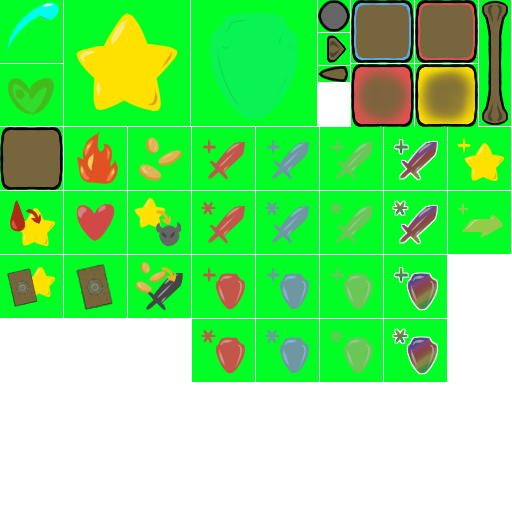
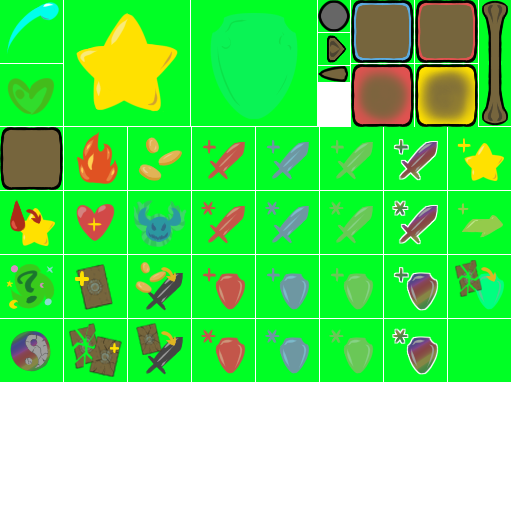
The second (512, 512) image is a revision of the first. Changes to its layers:
painted on "Calque de dessin 19" (1st of 8, in "Copier de Calque de groupe 18") over [0, 198, 511, 382]
painted on "Calque de dessin 17" (3rd of 7, in "Copier de Calque de groupe 18") over [0, 198, 511, 382]
painted on "Calque de dessin 19" (2nd of 8, in "Copier de Calque de groupe 18") over [0, 198, 511, 382]
painted on "Calque de dessin 17" (4th of 7, in "Copier de Calque de groupe 18") over [0, 198, 511, 382]
painted on "Calque de dessin 19" (3rd of 8, in "Copier de Calque de groupe 18") over [0, 198, 511, 382]
painted on "Calque de dessin 17" (5th of 7, in "Copier de Calque de groupe 18") over [0, 198, 511, 382]
painted on "Calque de dessin 19" (7th of 8, in "Calque de groupe 18") over [0, 198, 511, 382]
painted on "Calque de dessin 17 Fusionnés" (2nd of 11, in "Calque de groupe 18") over [0, 198, 511, 382]
painted on "Calque de dessin 25" (2nd of 8, in "Copier de Calque de groupe 18") over [0, 256, 511, 382]
painted on "Calque de dessin 17 Fusionnés" (5th of 11, in "Copier de Calque de groupe 18") over [0, 256, 511, 382]
painted on "Calque de dessin 25" (4th of 8, in "Copier de Calque de groupe 18") over [0, 256, 511, 382]
painted on "Calque de dessin 17 Fusionnés" (7th of 11, in "Copier de Calque de groupe 18") over [0, 256, 511, 382]
painted on "Calque de dessin 26" over [0, 256, 511, 382]
painted on "Calque de dessin 25" (7th of 8, in "Copier de Calque de groupe 18") over [0, 320, 511, 382]
painted on "Calque de dessin 17 Fusionnés" (10th of 11, in "Copier de Calque de groupe 18") over [0, 320, 511, 382]
painted on "Calque de dessin 25" (8th of 8, in "Copier de Calque de groupe 18") over [0, 320, 511, 382]
painted on "Calque de dessin 17 Fusionnés" (11th of 11, in "Copier de Calque de groupe 18") over [0, 320, 511, 382]
painted on "Copier de starHit" (3rd of 3) over [0, 198, 511, 382]
…and 49 more changes (34 added, 6 painted, 3 removed, 5 stack, 2 visibility)
